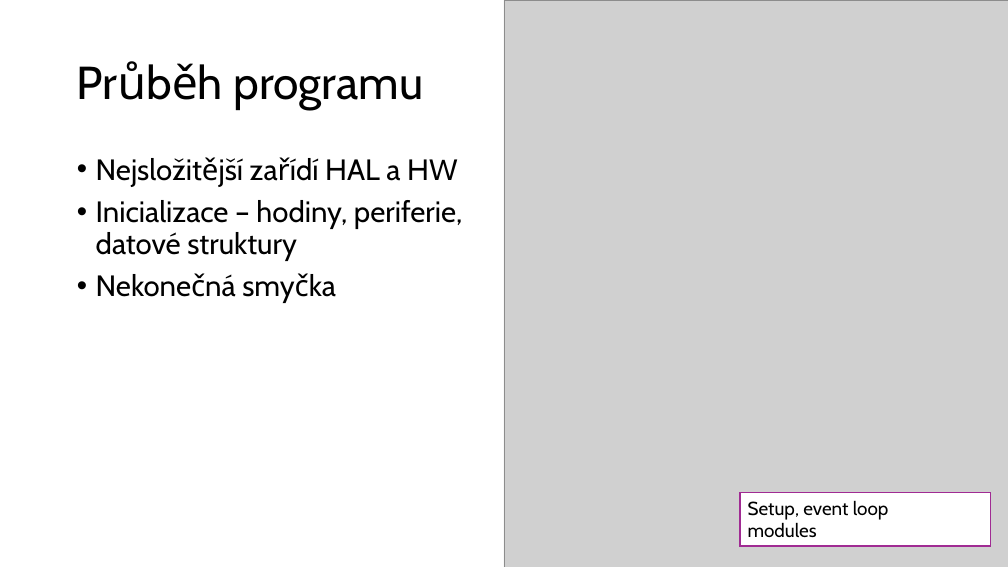
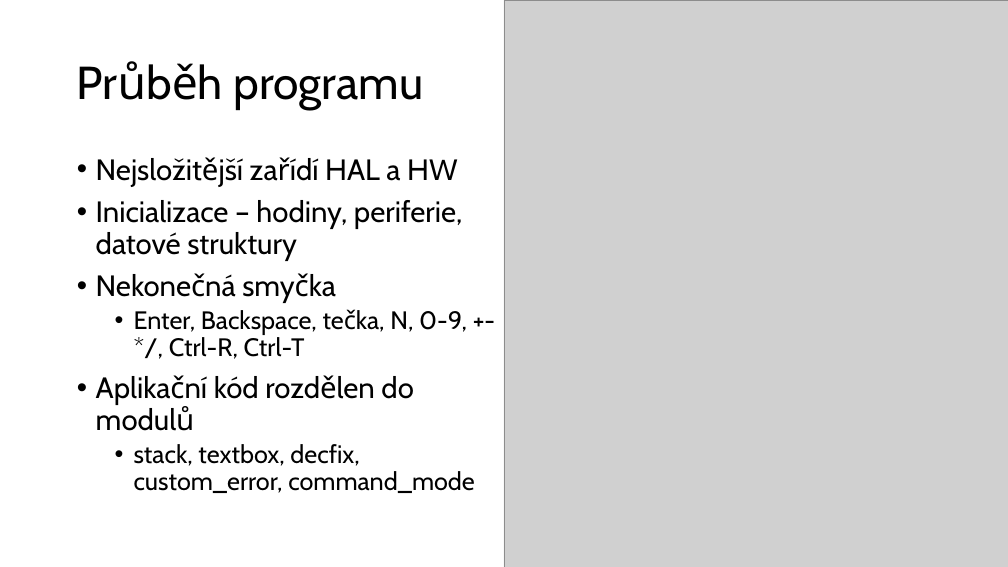
Before and after one commit to creeper6530/maturitni-projekt-docs, a slide deck: slide 12 of Prezentace.pptx. Drawn at 1008x567 pixels with LibreOffice and Linux fonts; fonts in the diff are those of the drawing; grey boxes stand for pictures. Boxes give left, top, right and bottom in pixels: in the first picture for what was removed or moved away, otherwise in the second. Text is boxed around its words. In the diff, an @@ line names an element or a change of style, - is before the commit and + after.

Commit message:
Done Decfix, quitting for today

```diff
--- a/Prezentace.pptx
+++ b/Prezentace.pptx
@@ text at <box>96,310,475,493</box>: paragraphs added @@
+  • Enter, Backspace, tečka, N, 0-9, +-*/, Ctrl-R, Ctrl-T
+• Aplikační kód rozdělen do modulů
+  • stack, textbox, decfix, custom_error, command_mode
@@ rectangle removed at <box>740,492,991,546</box> @@
-Setup, event loop
-modules
```
Also in this commit, not shown: 3 other slides changed, 1 slide added.
